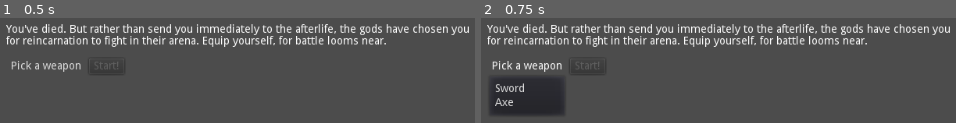
Above: before the commit, frames 1-2 (left to right).
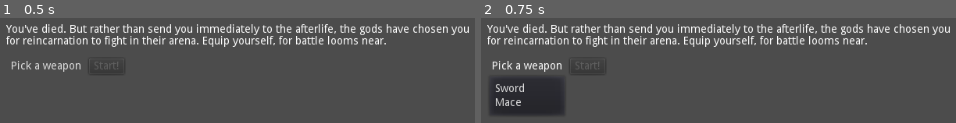
Above: after the commit, the same moments.

Repository: josephmbustamante/ludum-dare-45
Game: Godot game, scene res://Scenes/WeaponPickerScreen.tscn
Same seed, same stepped clock (60 frames per second), same inputs: the game is played once before the commit and once after it.
Inputs:
- Up to frame 1 (0.5 s): no input
- Up to frame 2 (0.75 s): click "Pick a weapon" at 0.5 s

Frame 1 is identical in both runs. In frame 2, 0.2% of the frame differs, in the area x 2-9%, y 76-84%.

Commit message:
Adds the Mace.

Diff:
--- a/Scenes/WeaponPickerScreen.tscn
+++ b/Scenes/WeaponPickerScreen.tscn
@@ -32,7 +32,6 @@
 margin_right = 102.0
 margin_bottom = 20.0
 text = "Pick a weapon"
-items = [ "Sword", null, 0, false, false, 1, 0, null, "", false, "Axe", null, 0, false, false, -1, 0, null, "", false ]
 
 [node name="VBoxContainer2" type="VBoxContainer" parent="VBoxContainer/HBoxContainer"]
 margin_left = 106.0
--- a/Scripts/Global.gd
+++ b/Scripts/Global.gd
@@ -1,6 +1,12 @@
 extends Node
 
 var current_scene = null
+
+enum WEAPON {
+	sword
+	mace
+	unarmed
+}
 
 func _ready():
     var root = get_tree().get_root()
--- a/Scripts/PlayerVariables.gd
+++ b/Scripts/PlayerVariables.gd
@@ -1,10 +1,4 @@
 extends Node
-
-enum WEAPON {
-	sword
-	axe
-	unarmed
-}
 
 var currentHealth: int = 100;
 var maxHealth: int = 100;
--- a/Scripts/Weapon.gd
+++ b/Scripts/Weapon.gd
@@ -1,11 +1,35 @@
 extends Node2D
 
-export (int) var damage = 20
+export (int) var damage = 0
+export (int) var base_speed = 1
 
 var group_to_attack: String
 
+var weapon_config = {
+	Global.WEAPON.sword: {
+		"speed": 1,
+		"sprite": preload("res://Assets/Sprites/weapon_regular_sword.png"),
+		"damage": 20
+	},
+	Global.WEAPON.mace: {
+		"speed": 0.5,
+		"sprite": preload("res://Assets/Sprites/weapon_mace.png"),
+		"damage": 30
+	}
+}
+
+func _ready() -> void:
+	set_weapon(PlayerVariables.weapon)
+
 func set_group_to_attack(group: String):
 	group_to_attack = group
+
+func set_weapon(weapon_id: int):
+	var w = weapon_config[weapon_id]
+	print(weapon_id, w)
+	$WeaponSprite/AnimationPlayer.playback_speed = base_speed * w["speed"]
+	$WeaponSprite.texture = w["sprite"]
+	damage = w["damage"]
 
 func attack():
 	$WeaponSprite/AnimationPlayer.play("WeaponSwing")
--- a/Scripts/WeaponPickerScreen.gd
+++ b/Scripts/WeaponPickerScreen.gd
@@ -12,13 +12,17 @@
 func _ready():
 	var popup = menuButton.get_popup()
 	popup.connect("id_pressed", self, "weapon_menu_selection_made")
+	var mb = menuButton.get_popup()
+	mb.add_item("Sword", Global.WEAPON.sword)
+	mb.add_item("Mace", Global.WEAPON.mace)
 	if (PlayerVariables.unarmedStyleEnabled):
-		menuButton.get_popup().add_item("Start with nothing", PlayerVariables.WEAPON.unarmed)
+		mb.add_item("Start with nothing", Global.WEAPON.unarmed)
 
 func _on_Start_Button_pressed():
 	print("Button pressed")
 	Global.goto_scene("res://Scenes/Main.tscn")
 
 func weapon_menu_selection_made(id):
+	print(id)
 	PlayerVariables.weapon = id
 	startButton.disabled = false
